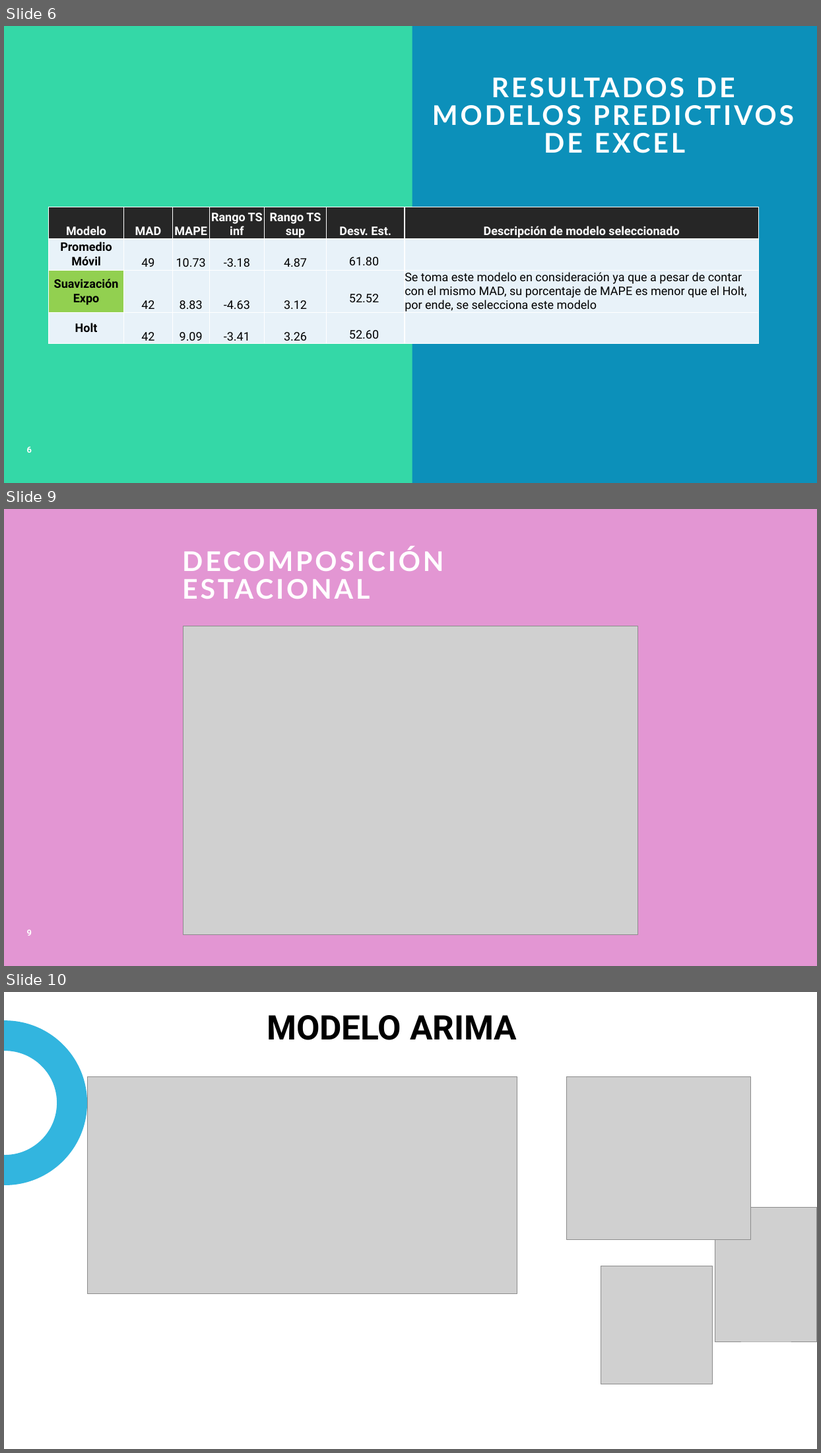
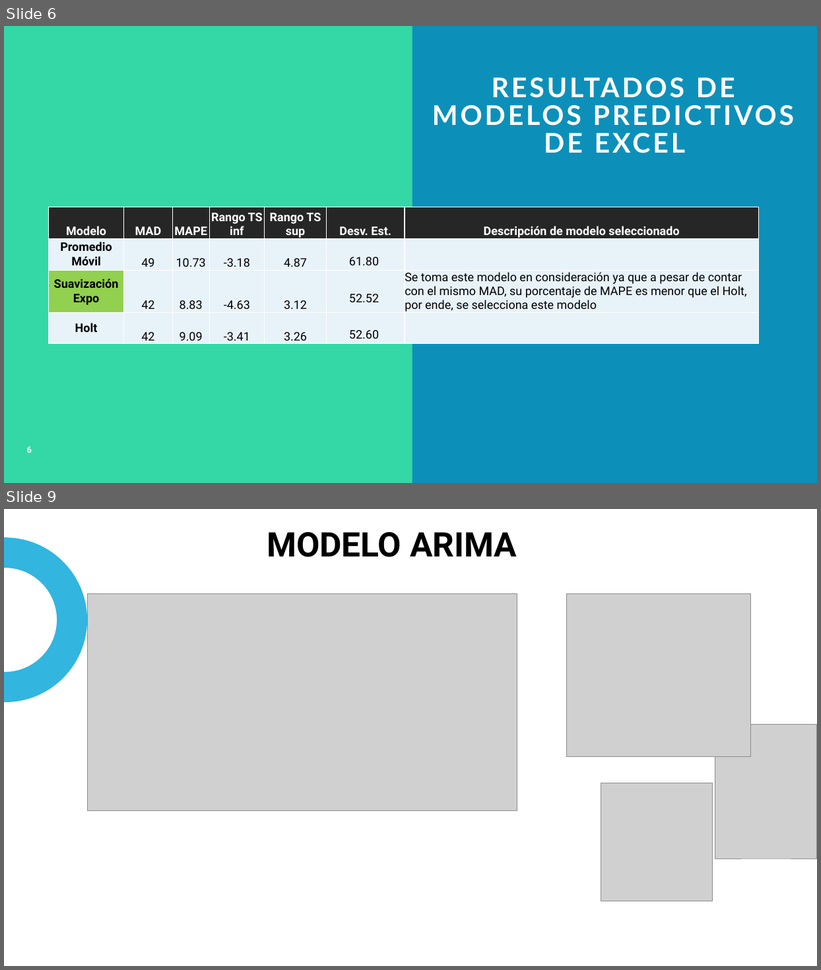
Before and after one commit to javiergonzalez08/Modelos_Predictivos, a slide deck: PGN - Informe Estadístico de Delitos de Robo.pptx. Shown one above the other, each under a label of ours: slides 6, 9 and 10 before the commit, slides 6 and 9 after it; the slides between them are not shown. The pictures are 821x1453 and 821x970 pixels, drawn with LibreOffice and Linux fonts; fonts in the diff are those of the drawing; grey boxes stand for pictures; background and template pictures are left out. Boxes give left, top, right and bottom in pixels: in the first picture for what was removed or moved away, otherwise in the second. Text is boxed around its words. In the diff, an @@ line names an element or a change of style, - is before the commit and + after.

```diff
--- a/PGN - Informe Estadístico de Delitos de Robo.pptx
+++ b/PGN - Informe Estadístico de Delitos de Robo.pptx
@@ slide 9 removed at [4,509,817,966], background #CD41B0 at 55% opacity @@
@@ title removed at [182,547,444,599] @@
-DECOMPOSICIÓN ESTACIONAL
@@ picture removed at [184,626,638,935] @@
@@ page number removed at [27,930,32,936] @@
-9
@@ what was slide 10 is now slide 9 @@
```
Also in this commit, not shown: 1 slide changed.
